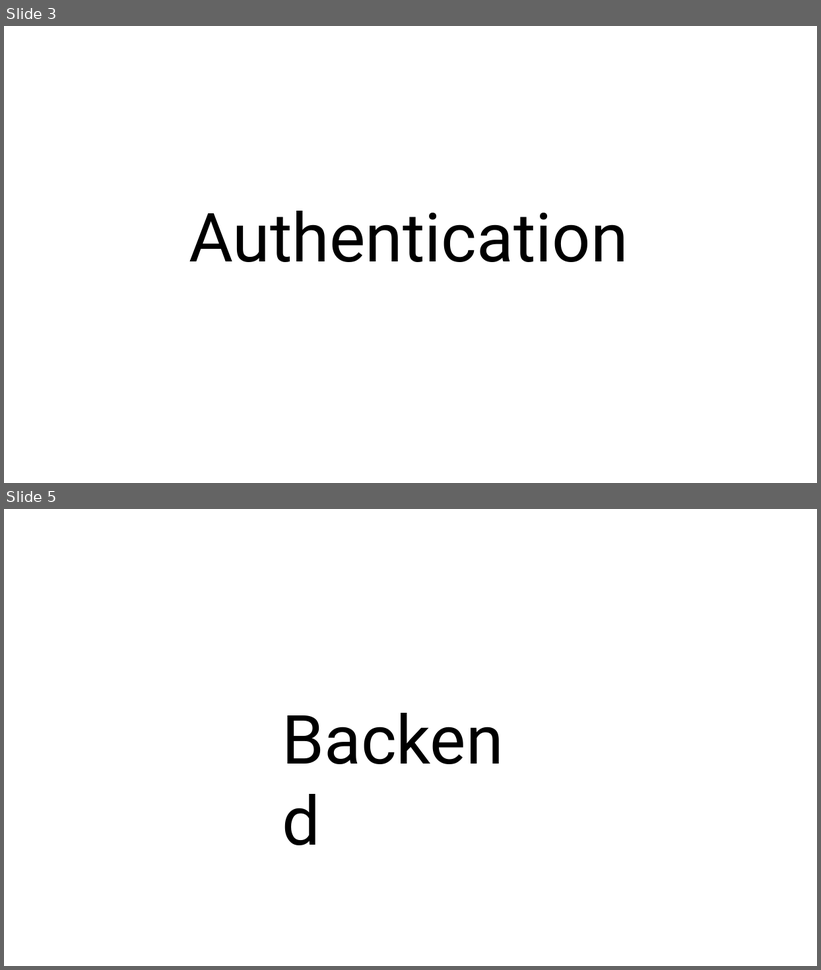
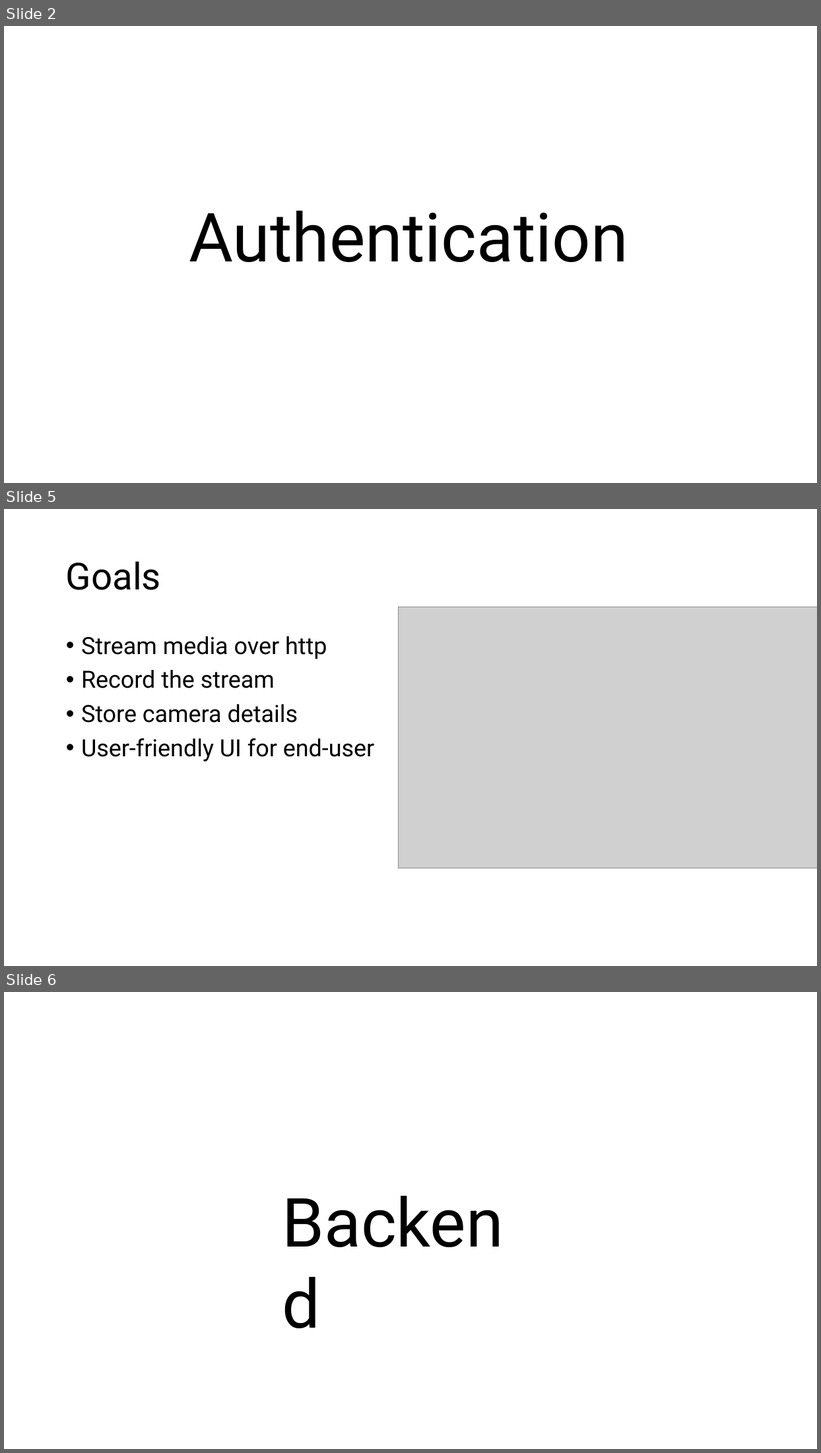
Before and after one commit to Nova200019/Media-management-platform, a slide deck: assests/Media-Management-Platform.pptx. Shown one above the other, each under a label of ours: slides 3 and 5 before the commit, slides 2, 5 and 6 after it; the slides between them are not shown. The pictures are 821x970 and 821x1453 pixels, drawn with LibreOffice and Linux fonts; fonts in the diff are those of the drawing; grey boxes stand for pictures. Boxes give left, top, right and bottom in pixels: in the first picture for what was removed or moved away, otherwise in the second. Text is boxed around its words. In the diff, an @@ line names an element or a change of style, - is before the commit and + after.

```diff
--- a/assests/Media-Management-Platform.pptx
+++ b/assests/Media-Management-Platform.pptx
@@ slide 5 added at bbox=[4, 509, 817, 966], background #FFFFFF @@
@@ title added at bbox=[66, 561, 161, 590], 44 pt, text #000000 @@
+Goals
@@ picture added at bbox=[399, 607, 817, 868] @@
@@ text added at bbox=[81, 636, 374, 762], 28 pt, text #000000 @@
+• Stream media over http
+• Record the stream
+• Store camera details
+• User-friendly UI for end-user
@@ what was slide 3 is now slide 2 @@
@@ what was slide 5 is now slide 6 @@
```
Also in this commit, not shown: 1 slide changed, 10 other slides added, 1 slide removed, 1 other file.
